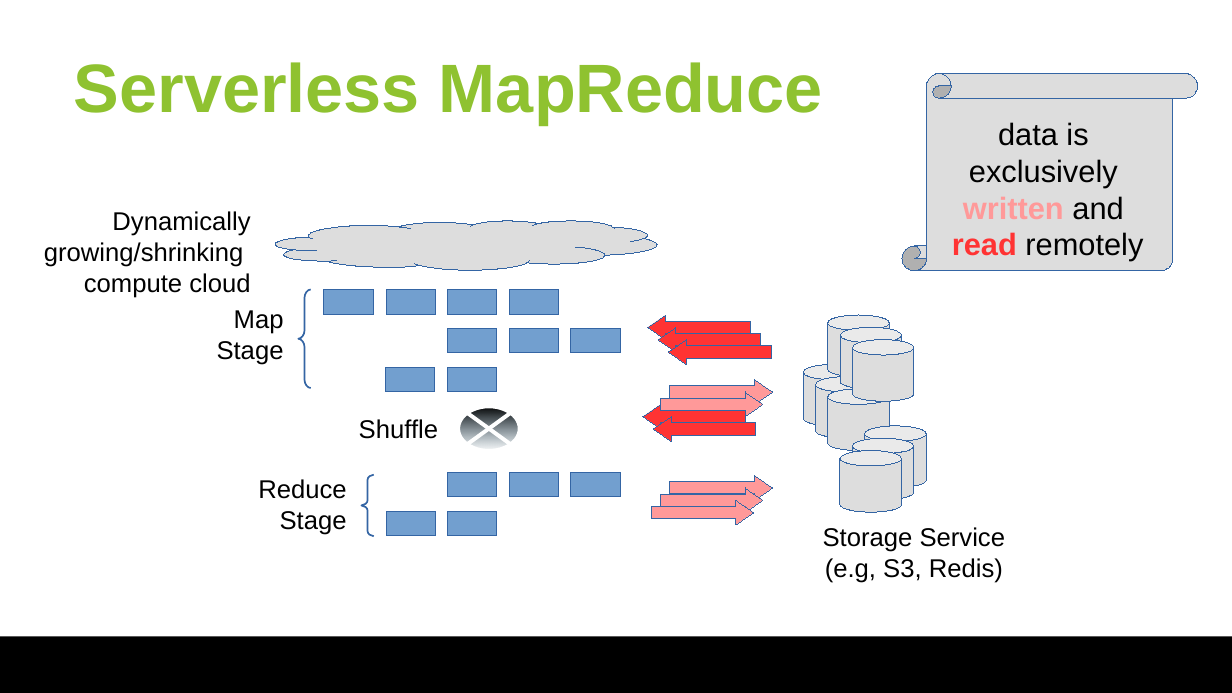
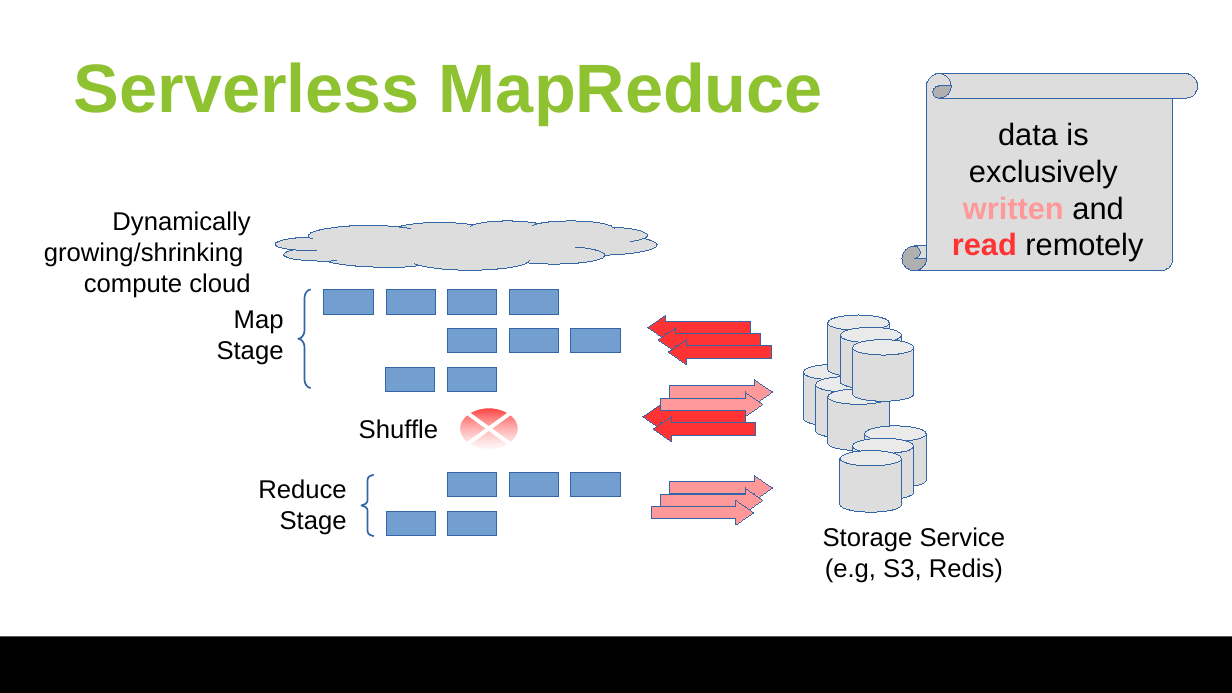
Before and after one commit to huangyibo/spark-summit-18, a slide deck: slide 5 of slides/spark-summit-18.odp. Drawn at 1232x693 pixels with LibreOffice and Linux fonts; fonts in the diff are those of the drawing; background and template pictures are left out. Boxes give left, top, right and bottom in pixels: in the first picture for what was removed or moved away, otherwise in the second. Text is boxed around its words. In the diff, an @@ line names an element or a change of style, - is before the commit and + after.

```diff
--- a/slides/spark-summit-18.odp
+++ b/slides/spark-summit-18.odp
@@ flow chart summing junction at bbox=[458, 407, 520, 451]: fill gradient #000000 to #133A51 to gradient #FF3333 to #FF9999 @@
```
Also in this commit, not shown: 1 other slide changed.
